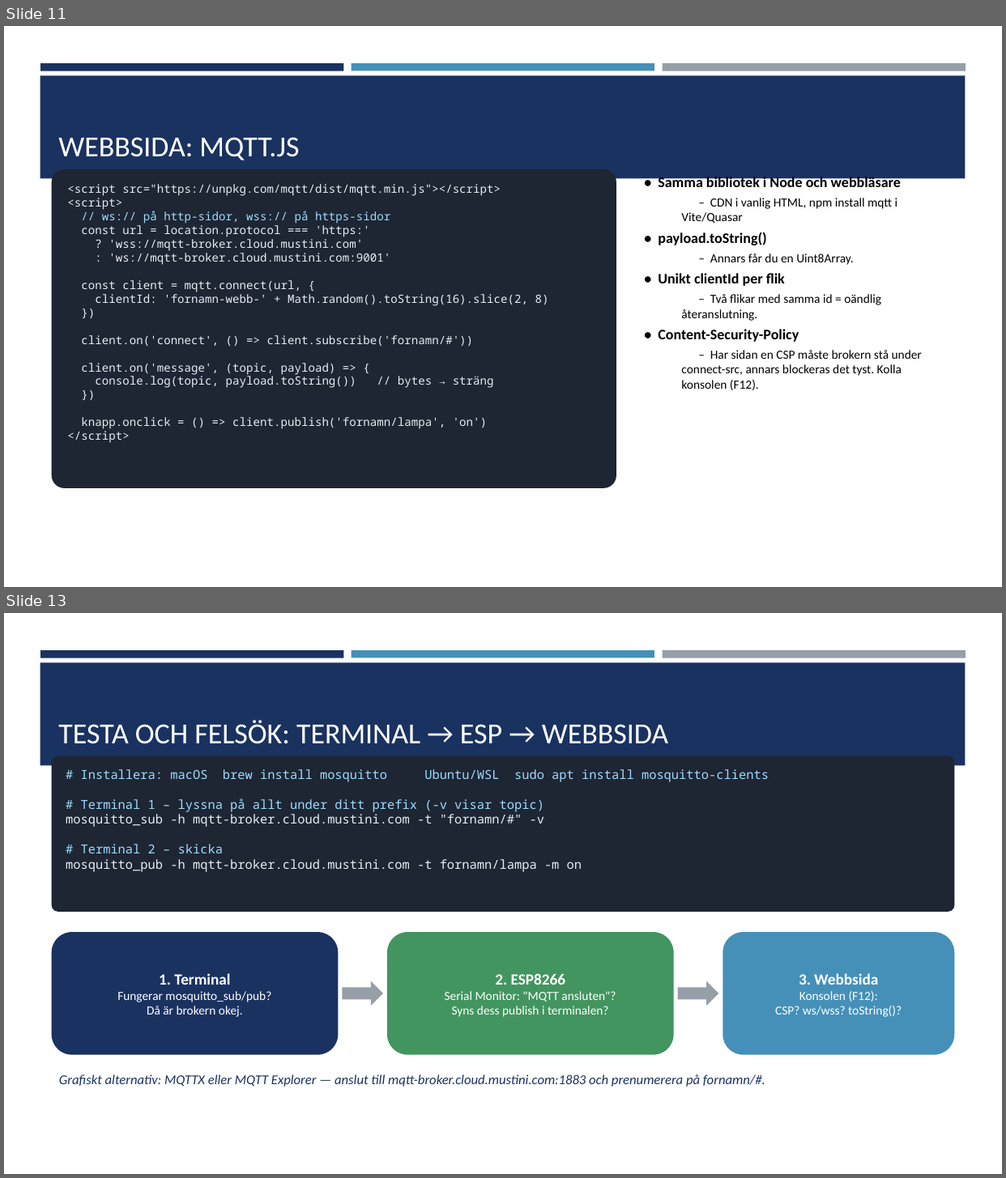
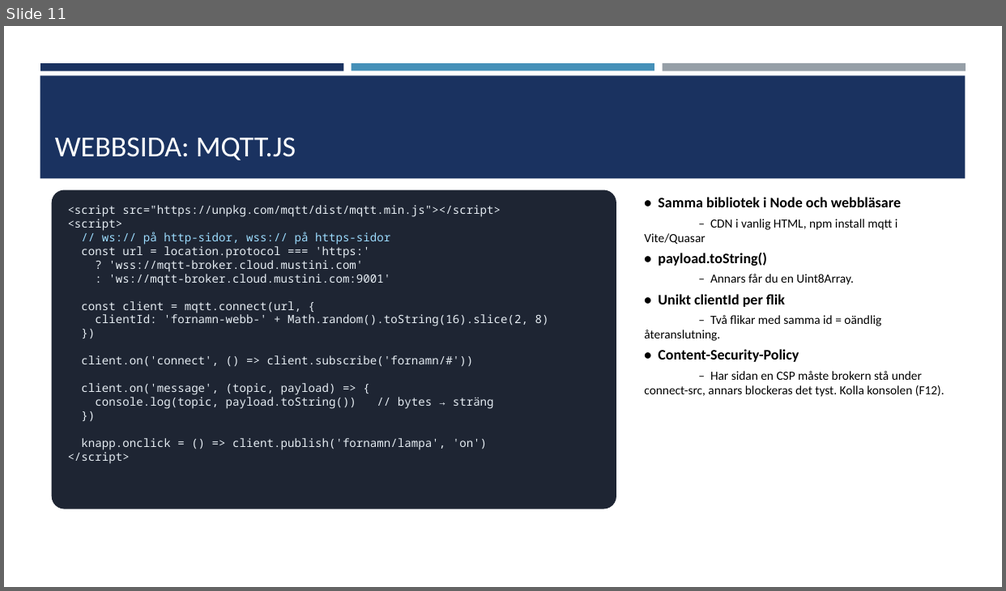
Before and after one commit to abbindustrigymnasium/driverbot-abbjetmus, a slide deck: MQTT-introduktion.pptx. Shown one above the other, each under a label of ours: slides 11 and 13 before the commit, slide 11 after it; the slides between them are not shown. The pictures are 1006x1178 and 1006x591 pixels, drawn with LibreOffice and Linux fonts; fonts in the diff are those of the drawing. Boxes give left, top, right and bottom in pixels: in the first picture for what was removed or moved away, otherwise in the second. Text is boxed around its words. In the diff, an @@ line names an element or a change of style, - is before the commit and + after.

```diff
--- a/MQTT-introduktion.pptx
+++ b/MQTT-introduktion.pptx
@@ slide 13 removed at box(4, 613, 1002, 1174), background #FFFFFF; not listed: 4 template elements that a slide beside it also shows @@
@@ title removed at box(58, 720, 668, 744) @@
-TESTA OCH FELSÖK: TERMINAL → ESP → WEBBSIDA
@@ rounded rectangle removed at box(52, 756, 955, 912) @@
-# Installera: macOS brew install mosquitto Ubuntu/WSL sudo apt install mosquitto-clients
-# Terminal 1 – lyssna på allt under ditt prefix (-v visar topic)
-mosquitto_sub -h mqtt-broker.cloud.mustini.com -t "fornamn/#" -v
-# Terminal 2 – skicka
-mosquitto_pub -h mqtt-broker.cloud.mustini.com -t fornamn/lampa -m on
@@ rounded rectangle removed at box(52, 933, 339, 1055) @@
-1. Terminal
-Fungerar mosquitto_sub/pub?
-Då är brokern okej.
@@ rounded rectangle removed at box(387, 933, 674, 1055) @@
-2. ESP8266
-Serial Monitor: "MQTT ansluten"?
-Syns dess publish i terminalen?
@@ rounded rectangle removed at box(722, 933, 954, 1055) @@
-3. Webbsida
-Konsolen (F12):
-CSP? ws/wss? toString()?
@@ right arrow removed at box(343, 982, 384, 1006) @@
@@ right arrow removed at box(678, 982, 719, 1006) @@
@@ text removed at box(59, 1075, 765, 1087) @@
-Grafiskt alternativ: MQTTX eller MQTT Explorer — anslut till mqtt-broker.cloud.mustini.com:1883 och prenumerera på fornamn/#.
@@ slide 11 changed as well @@
@@ title "WEBBSIDA: MQTT.JS": place and size @@
-title "WEBBSIDA: MQTT.JS" at box(58, 137, 299, 160)
+title "WEBBSIDA: MQTT.JS" at box(55, 137, 296, 160)
@@ rounded rectangle added at box(52, 190, 617, 510), fill #1E2533 @@
@@ text "<script src="https://unpkg.com/mqtt/dist/mqtt.min.js"></scri ...": place and size @@
-text "<script src="https://unpkg.com/mqtt/dist/mqtt.min.js"></scri ..." at box(52, 169, 617, 489)
+text "<script src="https://unpkg.com/mqtt/dist/mqtt.min.js"></scri ..." at box(68, 205, 549, 464)
@@ text "<script src="https://unpkg.com/mqtt/dist/mqtt.min.js"></scri ..." at box(68, 205, 549, 464): fill #1E2533 to none @@
@@ text "• Samma bibliotek i Node ...": place and size @@
-text "• Samma bibliotek i Node ..." at box(658, 175, 922, 390)
+text "• Samma bibliotek i Node ..." at box(644, 197, 944, 397)
@@ text "• Samma bibliotek i Node ..." at box(644, 197, 944, 397): indent changed @@
```
Also in this commit, not shown: 14 other slides changed, 1 other slide removed.
